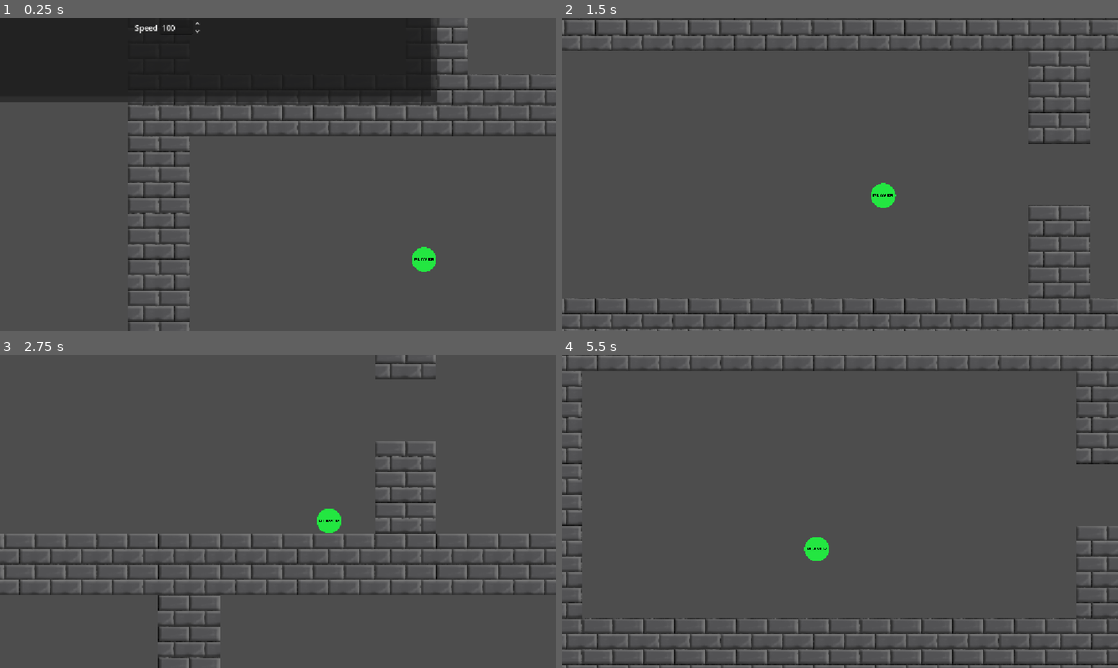
Above: before the commit, frames 1-4 (two rows, left to right).
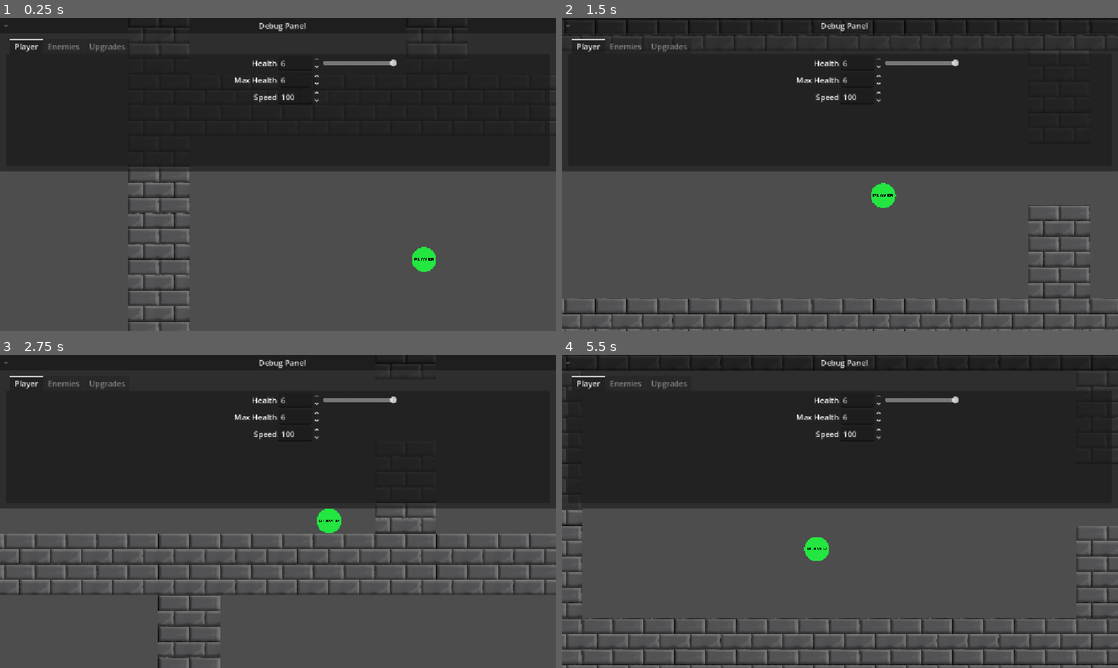
Above: after the commit, the same moments.

Repository: the-amazing-merw/haven-20261114
Game: Godot game, scene res://scenes/demo_level.tscn
The game is run twice, just before and just after one commit, with the same random seed, the same clock (stepped at 60 frames per second) and the same inputs. The project has no main scene, so this scene is started directly.
Inputs:
- Up to frame 1 (0.25 s): no input
- Up to frame 2 (1.5 s): hold D (move_right) 0.53-1.28 s; hold S (move_down) from 1.28 s (still down)
- Up to frame 3 (2.75 s): release S (move_down) at 2.03 s; hold D (move_right) from 2.03 s (still down)
- Up to frame 4 (5.5 s): release D (move_right) at 2.78 s; hold W (move_up) 2.78-3.53 s; hold A (move_left) 3.53-5.03 s; hold S (move_down) from 5.03 s (still down)

The runs differ from the first frame. In frame 1, 27% of the frame differs, in the area x 0-100%, y 0-50%; in frame 2, 47%; in frame 3, 48%; in frame 4, 48%.

Commit message:
Mandatory commit
Daily quota reached

Diff:
--- a/scenes/demo_level.tscn
+++ b/scenes/demo_level.tscn
@@ -3,6 +3,7 @@
 [ext_resource type="PackedScene" uid="uid://d2uxfhv85l7hi" path="res://prefabs/player.tscn" id="1_etyyu"]
 [ext_resource type="Texture2D" uid="uid://boklnpomgujf7" path="res://images/brick.png" id="2_fxo6y"]
 [ext_resource type="Script" uid="uid://c7xr7e866gg4t" path="res://scripts/camera_track.gd" id="3_fxo6y"]
+[ext_resource type="Script" uid="uid://d2ao3sr7luepp" path="res://scripts/show_on_load.gd" id="4_0bg5e"]
 [ext_resource type="PackedScene" uid="uid://8by06s3t8ews" path="res://prefabs/debug_interface.tscn" id="4_2vmhc"]
 
 [sub_resource type="TileSetAtlasSource" id="TileSetAtlasSource_etyyu"]
@@ -311,11 +312,10 @@
 subject = NodePath("../Player")
 
 [node name="Interface" type="CanvasLayer" parent="." unique_id=1510291445]
-follow_viewport_enabled = true
+visible = false
+script = ExtResource("4_0bg5e")
 
 [node name="DebugInterface" parent="Interface" unique_id=1460206871 node_paths=PackedStringArray("player") instance=ExtResource("4_2vmhc")]
-offset_left = -576.0
-offset_top = -324.0
-offset_right = -576.0
-offset_bottom = -324.0
+size_flags_horizontal = 3
+size_flags_vertical = 3
 player = NodePath("../../Player")
--- a/scripts/debug_interface.gd
+++ b/scripts/debug_interface.gd
@@ -6,10 +6,32 @@
 
 @onready var health_spin := $Resize/DebugPanel/Margin/Tabs/PlayerInfo/ScrollContainer/GridContainer/HealthValue/HealthSpin
 @onready var max_health_spin := $Resize/DebugPanel/Margin/Tabs/PlayerInfo/ScrollContainer/GridContainer/MaxHealthSpin
+@onready var speed_spin := $Resize/DebugPanel/Margin/Tabs/PlayerInfo/ScrollContainer/GridContainer/SpeedSpin
 
 
+func handle_player_change(spin: SpinBox):
+	var curry = func (value):
+		spin.value = value
+
+	return curry
+
+func handle_spin_change(property: StringName):
+	var curry = func (value):
+		player.set(property, value)
+
+	return curry
+
 func _ready() -> void:
-	player.health_changed.connect(func (new_health): health_spin.value = new_health)
-	player.max_health_changed.connect(func (new_max): max_health_spin.value = new_max)
-	health_spin.value_changed.connect(func (new_health): player.health = new_health)
-	max_health_spin.value_changed.connect(func (new_max): player.max_health = new_max)
+	if player:
+		player.health_changed.connect(handle_player_change(health_spin))
+		player.max_health_changed.connect(handle_player_change(max_health_spin))
+		player.speed_changed.connect(handle_player_change(speed_spin))
+
+		health_spin.value_changed.connect(handle_spin_change("health"))
+		max_health_spin.value_changed.connect(handle_spin_change("max_health"))
+		speed_spin.value_changed.connect(handle_spin_change("speed"))
+
+	$Resize/DebugPanel.folding_changed.connect(func (is_folded):
+		$Resize.dragger_visibility = SplitContainer.DraggerVisibility.DRAGGER_HIDDEN_COLLAPSED if is_folded else SplitContainer.DraggerVisibility.DRAGGER_VISIBLE
+		$Resize.dragging_enabled = !is_folded
+	)
--- a/scripts/player.gd
+++ b/scripts/player.gd
@@ -13,10 +13,17 @@
 ## Emits when [member max_health] is changed. Sends the new health as [param new_max].
 signal max_health_changed(new_max: float)
 
+## Emits when [member speed] is changed. Sends the new speed as [param new_speed].
+signal speed_changed(new_speed: float)
+
 
 
 ## The speed of the player in [i]milliunits[/i].
-@export_range(-250, 250, 25, "or_greater", "or_less", "prefer_slider", "suffix:mu") var speed: float = 100.0
+@export_range(-250, 250, 25, "or_greater", "or_less", "prefer_slider", "suffix:mu") var speed: float = 100.0:
+	get: return speed
+	set(new_speed):
+		speed = new_speed
+		speed_changed.emit(new_speed)
 
 ## The maximum health the player may have in [i]hp[/i].
 @export_range(1, 6, 1, "or_greater", "suffix:hp") var max_health: int = 6:
--- /dev/null
+++ b/scripts/show_on_load.gd
@@ -0,0 +1,4 @@
+extends Node
+
+func _ready() -> void:
+	set("visible", true)
Not shown, added: scripts/show_on_load.gd.uid
